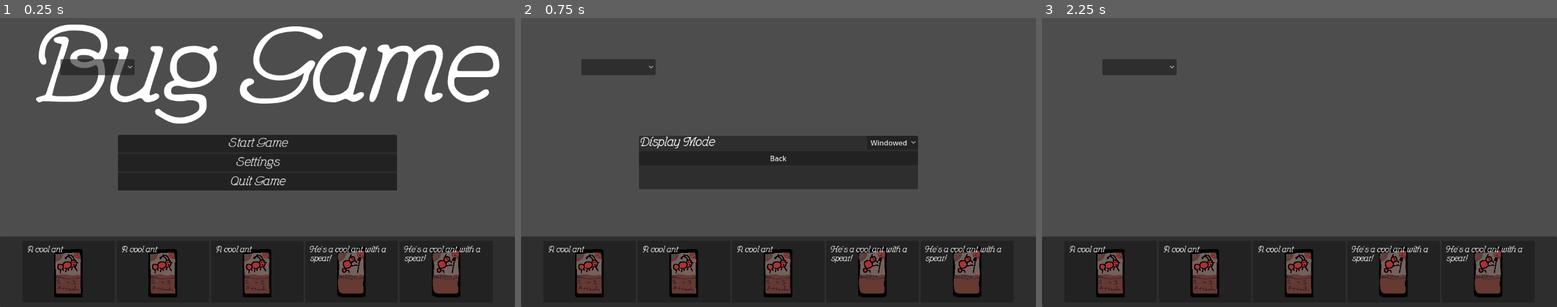
Above: before the commit, frames 1-3 (left to right).
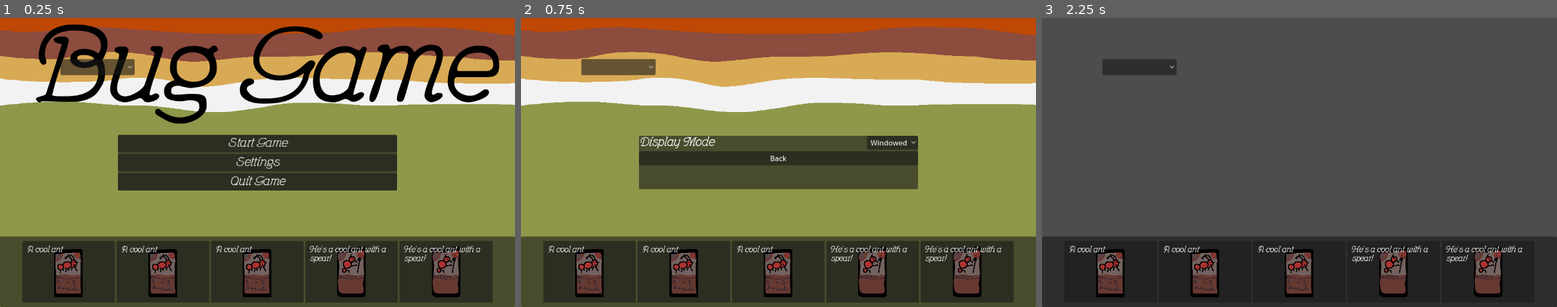
Above: after the commit, the same moments.

Repository: ccsf-cs-club/summer2024-bug-game
Game: Godot game, scene res://scenes/main.tscn
Same seed, same stepped clock (60 frames per second), same inputs: the game is played once before the commit and once after it.
Inputs:
- Up to frame 1 (0.25 s): no input
- Up to frame 2 (0.75 s): click "Settings" at 0.5 s
- Up to frame 3 (2.25 s): click "Back" at 1.25 s; click "Start Game" at 2 s

The runs differ from the first frame. In frame 1, 71% of the frame differs, in the area x 0-100%, y 0-100%; in frame 2, 77%; in frame 3, nothing differs.

Commit message:
Added cute temp background

Diff:
--- a/project.godot
+++ b/project.godot
@@ -18,6 +18,7 @@
 [autoload]
 
 Player="*res://scripts/player.gd"
+Gs="*res://scripts/gameState.gd"
 
 [dotnet]
 
--- a/scenes/main.tscn
+++ b/scenes/main.tscn
@@ -14,9 +14,8 @@
 [node name="Main" type="Node2D"]
 script = ExtResource("1_ogom7")
 
-[node name="CombatScene" parent="." node_paths=PackedStringArray("cardHandLayer") instance=ExtResource("2_nkoi4")]
+[node name="CombatScene" parent="." instance=ExtResource("2_nkoi4")]
 script = ExtResource("3_180ed")
-cardHandLayer = NodePath("")
 
 [node name="CombatUi" parent="CombatScene" instance=ExtResource("3_njpqy")]
 
--- a/scenes/menuUI.gd
+++ b/scenes/menuUI.gd
@@ -1,6 +1,4 @@
 extends CanvasLayer
-
-var game_started: bool = false
 
 func _ready():
 	var start_button = get_node("StartMenuNode/PanelContainer/VBoxContainer/StartButtonContainer/StartGameButton")
@@ -29,10 +27,11 @@
 func start_game():
 	$StartMenuNode.visible = false
 	$SettingsMenuNode.visible = false
-	game_started = true
+	$MainBG.visible = false
+	Gs.GAME_HAS_STARTED = true
 
 func switch_to_settings_menu():
-	if game_started == false:
+	if Gs.GAME_HAS_STARTED == false:
 		$StartMenuNode.visible = not $StartMenuNode.visible
 		$SettingsMenuNode.visible = not $SettingsMenuNode.visible
 	else:
--- a/scenes/menuUI.tscn
+++ b/scenes/menuUI.tscn
@@ -1,10 +1,46 @@
-[gd_scene load_steps=3 format=3 uid="uid://dsp37cd2wijm5"]
+[gd_scene load_steps=4 format=3 uid="uid://dsp37cd2wijm5"]
 
 [ext_resource type="FontFile" uid="uid://cuhsatigs30dl" path="res://assets/feronia/Feronia.ttf" id="1_6h7qw"]
 [ext_resource type="Script" path="res://scenes/menuUI.gd" id="1_m4exc"]
+[ext_resource type="Texture2D" uid="uid://c0sv8viisxd77" path="res://assets/mainMenuBG.png" id="2_lsjvh"]
 
 [node name="MenuUi" type="CanvasLayer"]
 script = ExtResource("1_m4exc")
+
+[node name="MainBG" type="Control" parent="."]
+layout_mode = 3
+anchors_preset = 15
+anchor_right = 1.0
+anchor_bottom = 1.0
+grow_horizontal = 2
+grow_vertical = 2
+size_flags_horizontal = 3
+size_flags_vertical = 3
+
+[node name="TextureRect" type="TextureRect" parent="MainBG"]
+layout_mode = 1
+anchors_preset = 15
+anchor_right = 1.0
+anchor_bottom = 1.0
+grow_horizontal = 2
+grow_vertical = 2
+texture = ExtResource("2_lsjvh")
+
+[node name="mainMenuBG" type="PanelContainer" parent="MainBG"]
+visible = false
+clip_contents = true
+layout_mode = 1
+anchors_preset = 8
+anchor_left = 0.5
+anchor_top = 0.5
+anchor_right = 0.5
+anchor_bottom = 0.5
+offset_left = -512.0
+offset_top = -384.0
+offset_right = 512.0
+offset_bottom = 384.0
+grow_horizontal = 2
+grow_vertical = 2
 
 [node name="StartMenuNode" type="Control" parent="."]
 layout_mode = 3
@@ -29,6 +65,7 @@
 [node name="Title" type="Label" parent="StartMenuNode/MarginContainer"]
 layout_mode = 2
 size_flags_vertical = 1
+theme_override_colors/font_color = Color(0, 0, 0, 1)
 theme_override_fonts/font = ExtResource("1_6h7qw")
 theme_override_font_sizes/font_size = 250
 text = "Bug Game"
--- /dev/null
+++ b/scripts/gameState.gd
@@ -0,0 +1,4 @@
+extends Node
+# This is auto loaded and stores gamestate!!
+
+var GAME_HAS_STARTED: bool = false
--- a/scripts/player.gd
+++ b/scripts/player.gd
@@ -1,4 +1,5 @@
 extends Node
+# This is auto loaded and stores playerstate!!
 
 var card_inventory: CardInventory = null # The resource defining the inventory
 var cardsArray: Array[Card] # Holds all cards
Binary file added: assets/mainMenuBG.aseprite
Binary file added: assets/mainMenuBG.png
Not shown, added: assets/mainMenuBG.png.import
